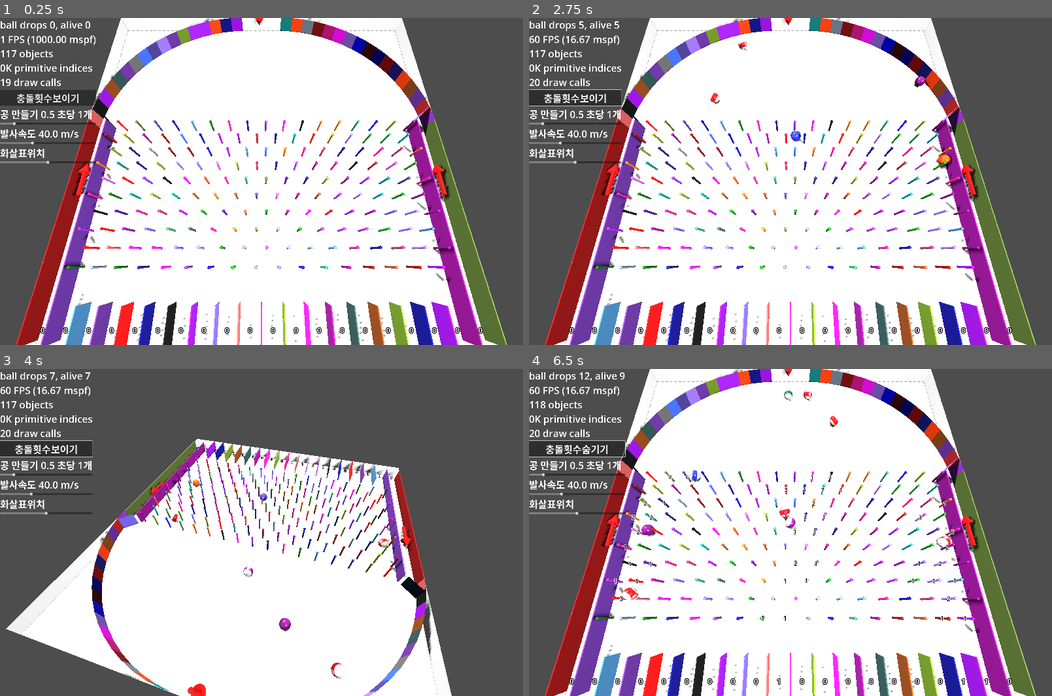
Above: before the commit, frames 1-4 (two rows, left to right).
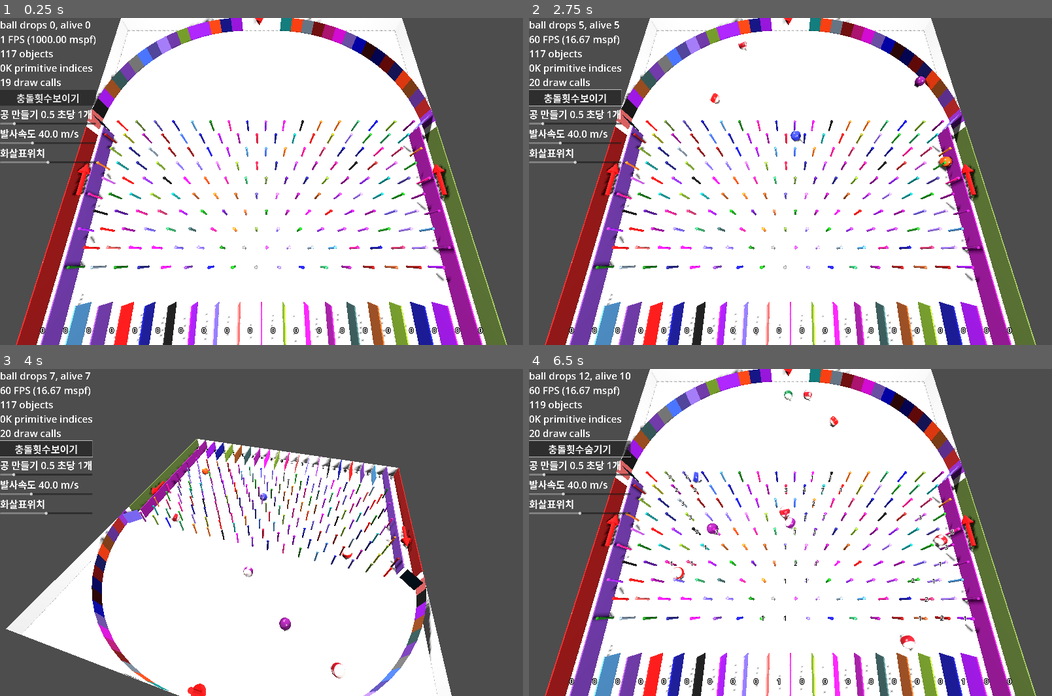
Above: after the commit, the same moments.

Repository: kasworld/gd4pinball
Game: Godot game, scene res://main.tscn
The game is run twice, just before and just after one commit, with the same random seed, the same clock (stepped at 60 frames per second) and the same inputs.
Inputs (mouse positions are in pixels of both pictures, inside the frame that each line leads up to):
- Up to frame 1 (0.25 s): no input
- Up to frame 2 (2.75 s): click "충돌횟수보이기" at 0.5 s; click "충돌횟수숨기기" at 1.25 s; tap Enter at 2, 2.1 s; move the mouse to (905, 165) at 2.02 s; hold Right from 2.03 s (still down); click (905, 165) at 2.17 s
- Up to frame 3 (4 s): move the mouse to (156, 548) at 2.77 s; release Right at 2.78 s; hold Left 2.78-3.53 s; tap 1 at 2.85 s; move the mouse to (313, 460) at 3.52 s; hold Right from 3.53 s (still down); tap Enter at 3.6 s
- Up to frame 4 (6.5 s): move the mouse to (764, 597) at 4.27 s; tap 1 at 4.35, 5.85 s; click (764, 597) at 4.42 s; move the mouse to (947, 581) at 5.02 s; release Right at 5.03 s; hold Left from 5.03 s (still down); tap Enter at 5.1 s; move the mouse to (633, 483) at 5.77 s

The runs differ from the first frame. In frame 1, 0.5% of the frame differs, in the area x 4-96%, y 27-100%; in frame 2, 0.6%; in frame 3, 0.6%; in frame 4, 1.6%, in the area x 2-96%, y 1-100%.

Commit message:
칸막이 위치 수정

Diff:
--- a/global/config.gd
+++ b/global/config.gd
@@ -2,7 +2,7 @@
 
 const BallRadius := 0.3
 
-const BounceArchRadius := 9
+const BounceArchRadius := 9.0
 const WorldSize := Vector3(20,BallRadius*3,20)
 
 const BottomSize := Vector2(WorldSize.x, WorldSize.z)
--- a/main.gd
+++ b/main.gd
@@ -48,10 +48,11 @@
 		add_child(w)
 
 	for x in [0, 1, Config.WorldSize.x-1, Config.WorldSize.x]:
+		var l = Config.WorldSize.z -Config.BounceArchRadius
 		var w = preload("res://칸막이.tscn").instantiate(
-			).set_size( Vector3(Config.BallRadius/6, Config.WorldSize.y, Config.WorldSize.z -Config.BounceArchRadius)
-			).set_color(dark_colors.pick_random()[0])
-		w.position = Vector3(x, Config.WorldSize.y/2, Config.WorldSize.z/2+Config.BounceArchRadius/2)
+			).set_size( Vector3(Config.BallRadius/6, Config.WorldSize.y, l)
+			).set_color(dark_colors.pick_random()[0])
+		w.position = Vector3(x, Config.WorldSize.y/2, Config.WorldSize.z-l/2)
 		add_child(w)
 
 	for deg in range(5,90,5):
@@ -68,7 +69,7 @@
 		add_child(w)
 
 	var rad = deg_to_rad(45)
-	var pos_z := Config.BounceArchRadius -1
+	var pos_z := Config.BounceArchRadius -0.5
 	var w = preload("res://반사판.tscn").instantiate().set_color(dark_colors.pick_random()[0])
 	w.rotate_y(PI-rad)
 	w.position = Vector3(sin(rad)*0.7, Config.WorldSize.y/2, pos_z )
